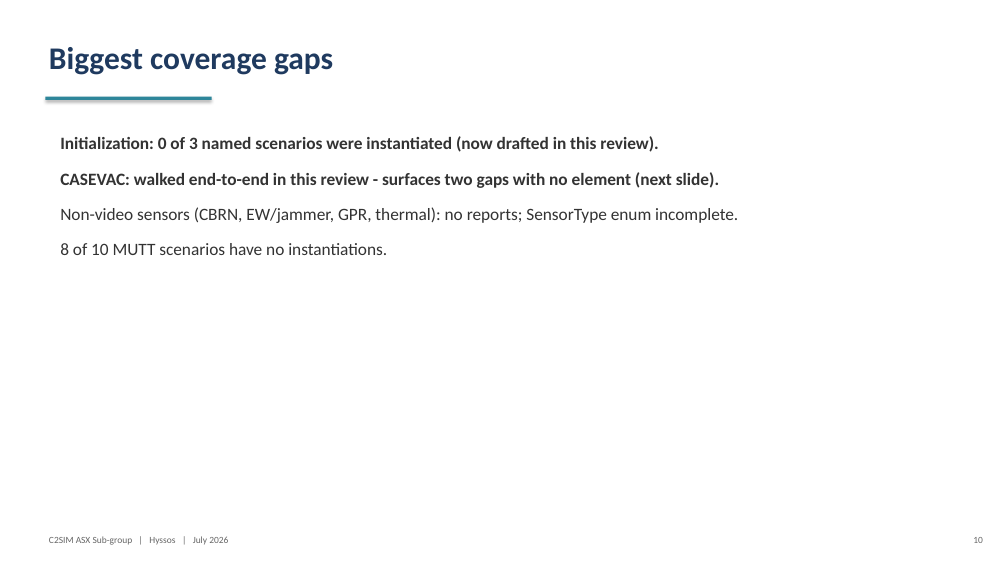
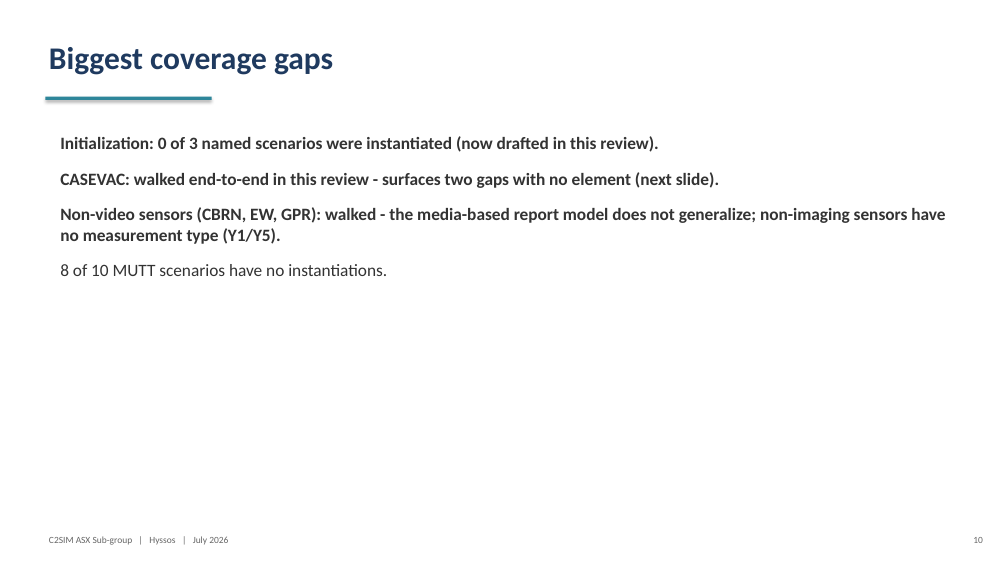
Before and after one commit to hyssostech/C2SIMArtifacts, a slide deck: slide 10 of Subgroups/ASX/InstantiationReview/ASX-Instantiation-Findings.pptx. Drawn at 1008x567 pixels with LibreOffice and Linux fonts; fonts in the diff are those of the drawing. Boxes give left, top, right and bottom in pixels: in the first picture for what was removed or moved away, otherwise in the second. Text is boxed around its words. In the diff, an @@ line names an element or a change of style, - is before the commit and + after.

```diff
--- a/Subgroups/ASX/InstantiationReview/ASX-Instantiation-Findings.pptx
+++ b/Subgroups/ASX/InstantiationReview/ASX-Instantiation-Findings.pptx
@@ text at [60,207,945,244]: text changed; bold on @@
-Non-video sensors (CBRN, EW/jammer, GPR, thermal): no reports; SensorType enum incomplete.
+Non-video sensors (CBRN, EW, GPR): walked - the media-based report model does not generalize; non-imaging sensors have no measurement type (Y1/Y5).
```
Also in this commit, not shown: 1 other slide changed, 5 other files.
